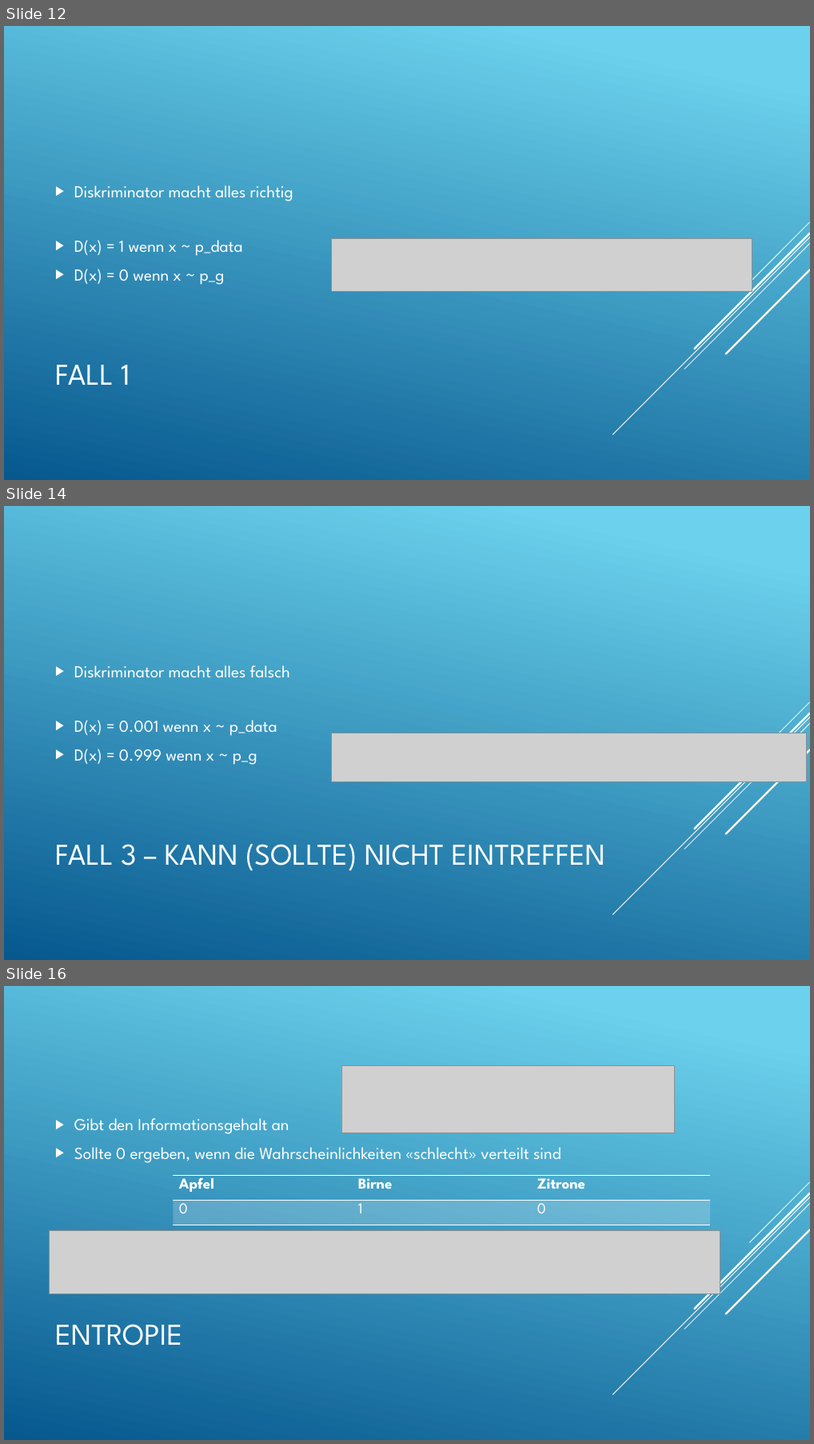
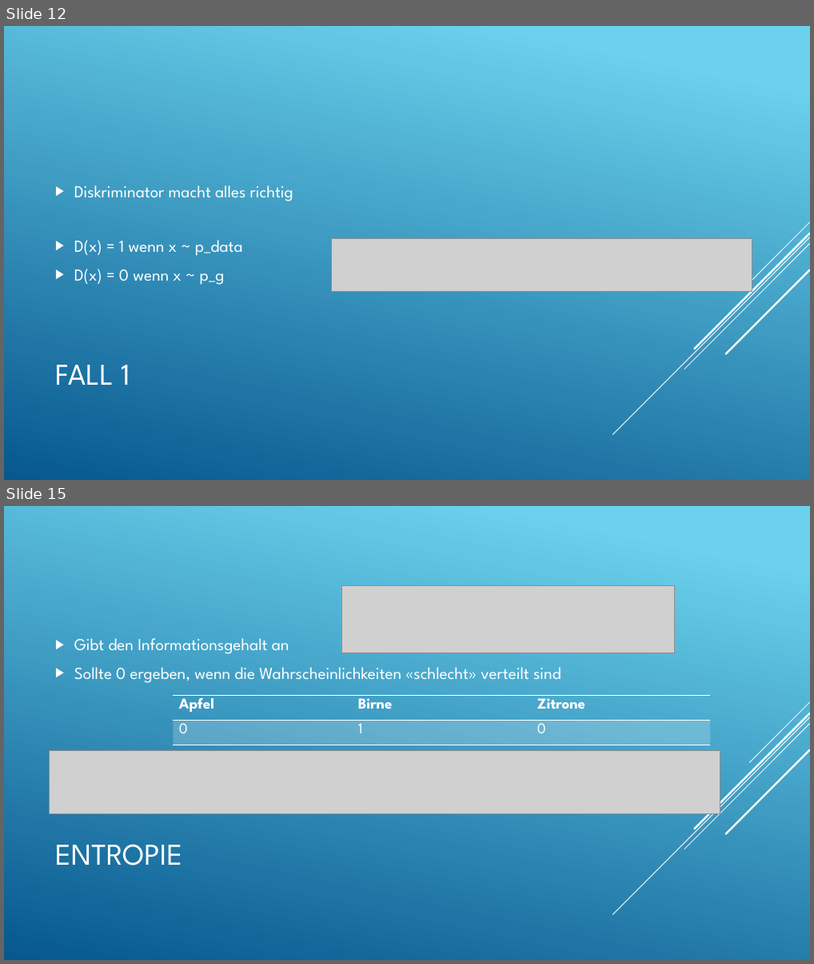
Before and after one commit to LucaRitz/informatik_seminar_gan, a slide deck: GAN.pptx. Shown one above the other, each under a label of ours: slides 12, 14 and 16 before the commit, slides 12 and 15 after it; the slides between them are not shown. The pictures are 814x1444 and 814x964 pixels, drawn with LibreOffice and Linux fonts; fonts in the diff are those of the drawing; grey boxes stand for pictures. Boxes give left, top, right and bottom in pixels: in the first picture for what was removed or moved away, otherwise in the second. Text is boxed around its words. In the diff, an @@ line names an element or a change of style, - is before the commit and + after.

```diff
--- a/GAN.pptx
+++ b/GAN.pptx
@@ slide 14 removed at [4,506,810,960], background gradient #6ED2EB to #06588E; not listed: 5 template elements that a slide beside it also shows @@
@@ text removed at [74,665,290,677] @@
-▶ Diskriminator macht alles falsch
@@ text removed at [74,720,278,764] @@
-▶ D(x) = 0.001 wenn x ~ p_data
-▶ D(x) = 0.999 wenn x ~ p_g
@@ picture removed at [331,733,806,781] @@
@@ title removed at [55,844,606,871] @@
-FALL 3 – KANN (SOLLTE) NICHT EINTREFFEN
@@ what was slide 16 is now slide 15 @@
```
Also in this commit, not shown: 2 slides changed, 6 other files.
